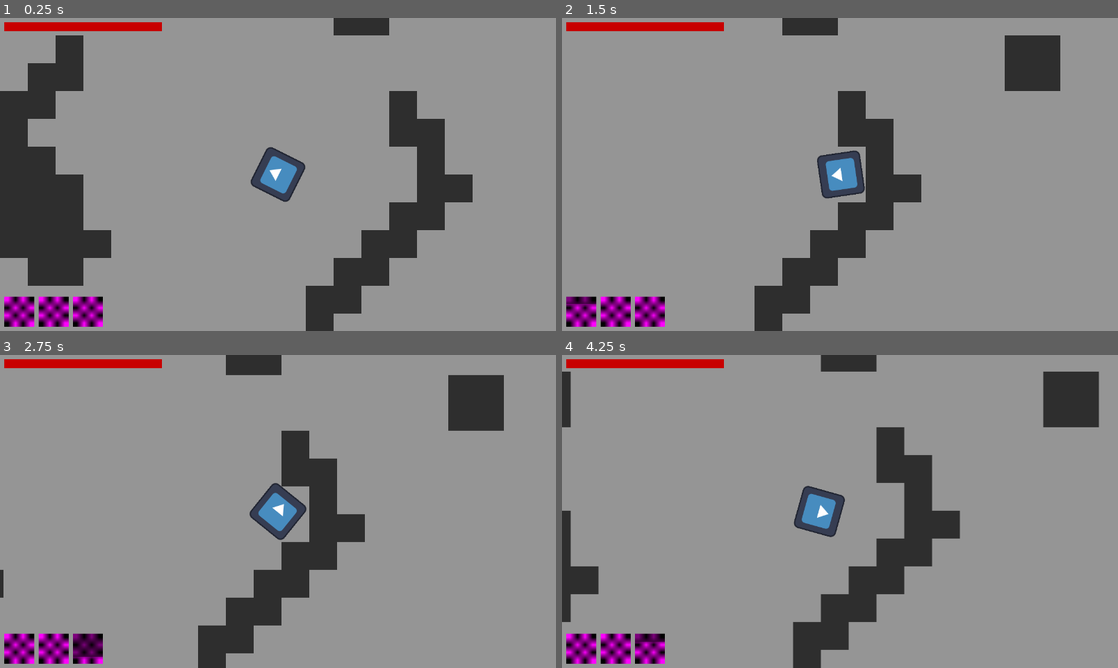
Above: before the commit, frames 1-4 (two rows, left to right).
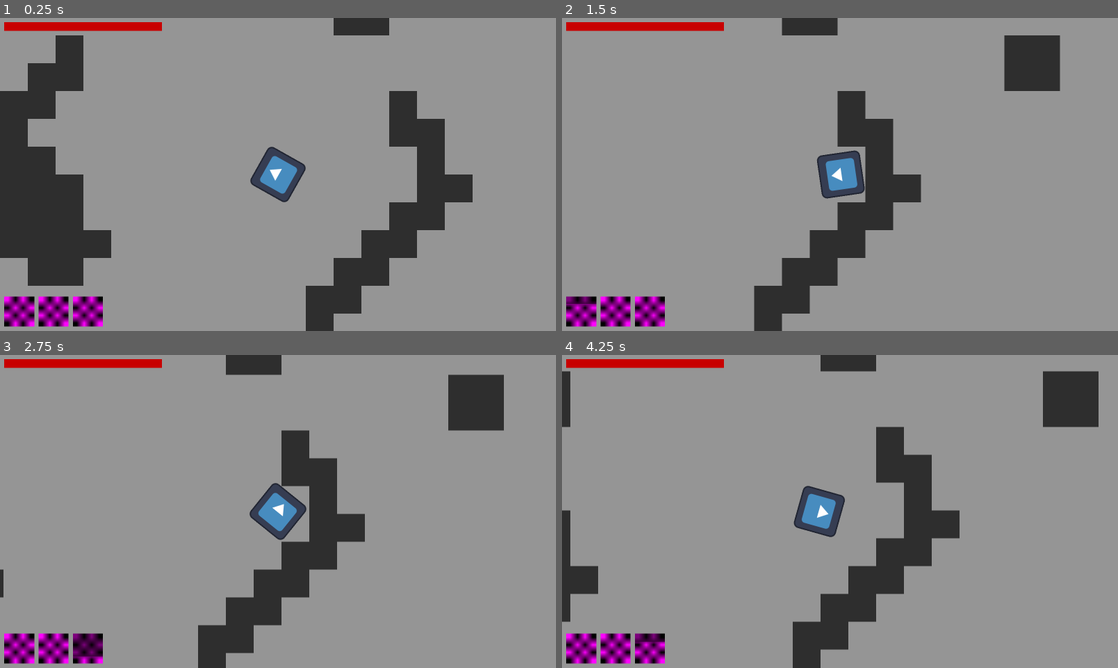
Above: after the commit, the same moments.

Repository: deshis/igdt-hack-and-slash
Game: Godot game, scene res://Scenes/main.tscn
Same seed, same stepped clock (60 frames per second), same inputs: the game is played once before the commit and once after it. The engine's default icon, where the game draws it, is replaced by a stand-in: a white triangle on a blue panel in a dark square.
Inputs (mouse positions are in pixels of both pictures, inside the frame that each line leads up to):
- Up to frame 1 (0.25 s): no input
- Up to frame 2 (1.5 s): tap Enter at 0.5 s; move the mouse to (962, 158) at 0.52 s; hold D (move_right) 0.53-1.25 s; click (962, 158) at 0.6 s; drag from (728, 190) to (845, 174) at 1.27 s
- Up to frame 3 (2.75 s): tap Space at 2 s; move the mouse to (333, 442) at 2.02 s; hold D (move_right) from 2.03 s (still down); hold Shift (movement_ability) from 2.03 s (still down)
- Up to frame 4 (4.25 s): release D (move_right) at 2.75 s; release Shift (movement_ability) at 2.75 s; drag from (812, 574) to (673, 464) at 2.77 s; move the mouse to (1006, 558) at 3.52 s; hold A (move_left) from 3.53 s (still down); right-click (1006, 558) at 3.6 s

The runs differ from the first frame. In frame 1, 0.3% of the frame differs, in the area x 0-55%, y 1-99%; in frame 2, 0.4%; in frame 3, 0.4%; in frame 4, 0.7%, in the area x 0-97%, y 0-100%.

Commit message:
resolution selection

Diff:
--- a/Scenes/main.tscn
+++ b/Scenes/main.tscn
@@ -18,6 +18,7 @@
 [ext_resource type="Script" uid="uid://t88puge8eq6" path="res://Scripts/hud/full_screen_toggle.gd" id="12_fdnlq"]
 [ext_resource type="Script" uid="uid://dxh73gj138c6" path="res://Scripts/hud/anti_aliasing_selection.gd" id="12_wsu2k"]
 [ext_resource type="Script" uid="uid://dglo22okhueyv" path="res://Scripts/hud/item_pickup.gd" id="16_h1bgf"]
+[ext_resource type="Script" uid="uid://dq6p024uli4gt" path="res://Scripts/hud/resolution_selection.gd" id="16_hibaj"]
 [ext_resource type="PackedScene" uid="uid://c1h6pqnhbr5no" path="res://Scenes/enemy_spawner.tscn" id="16_k12tt"]
 
 [sub_resource type="TileSetAtlasSource" id="TileSetAtlasSource_wsu2k"]
@@ -778,8 +779,27 @@
 
 [node name="VBoxContainer" type="VBoxContainer" parent="HUD/PauseMenu/SettingsMenu/TabContainer/Graphics"]
 layout_mode = 2
-theme_override_constants/separation = 20
+theme_override_constants/separation = 15
 alignment = 1
+
+[node name="Resolution" type="RichTextLabel" parent="HUD/PauseMenu/SettingsMenu/TabContainer/Graphics/VBoxContainer"]
+layout_mode = 2
+bbcode_enabled = true
+text = "[center]Resolution"
+fit_content = true
+
+[node name="ResolutionSelection" type="OptionButton" parent="HUD/PauseMenu/SettingsMenu/TabContainer/Graphics/VBoxContainer"]
+layout_mode = 2
+size_flags_horizontal = 4
+script = ExtResource("16_hibaj")
+
+[node name="Fullscreentoggle" type="CheckButton" parent="HUD/PauseMenu/SettingsMenu/TabContainer/Graphics/VBoxContainer" node_paths=PackedStringArray("res_selection")]
+layout_mode = 2
+size_flags_horizontal = 4
+size_flags_vertical = 4
+text = "Full Screen"
+script = ExtResource("12_fdnlq")
+res_selection = NodePath("../ResolutionSelection")
 
 [node name="Anti-aliasing" type="RichTextLabel" parent="HUD/PauseMenu/SettingsMenu/TabContainer/Graphics/VBoxContainer"]
 layout_mode = 2
@@ -810,13 +830,6 @@
 size_flags_vertical = 4
 text = "V-Sync"
 script = ExtResource("11_fdnlq")
-
-[node name="Fullscreentoggle" type="CheckButton" parent="HUD/PauseMenu/SettingsMenu/TabContainer/Graphics/VBoxContainer"]
-layout_mode = 2
-size_flags_horizontal = 4
-size_flags_vertical = 4
-text = "Full Screen"
-script = ExtResource("12_fdnlq")
 
 [node name="BackToMenuButton" type="Button" parent="HUD/PauseMenu/SettingsMenu/TabContainer/Graphics/VBoxContainer"]
 layout_mode = 2
@@ -986,8 +999,9 @@
 [connection signal="mouse_entered" from="HUD/PauseMenu/Panel/MarginContainer/VBoxContainer/QuitButton" to="HUD/PauseMenu/Panel/MarginContainer/VBoxContainer/QuitButton" method="_on_mouse_entered"]
 [connection signal="pressed" from="HUD/PauseMenu/Panel/MarginContainer/VBoxContainer/QuitButton" to="HUD/PauseMenu" method="_on_quit_button_pressed"]
 [connection signal="pressed" from="HUD/PauseMenu/SettingsMenu/TabContainer/Audio/VBoxContainer/BackToMenuButton" to="HUD/PauseMenu" method="_on_back_to_menu_button_pressed"]
+[connection signal="item_selected" from="HUD/PauseMenu/SettingsMenu/TabContainer/Graphics/VBoxContainer/ResolutionSelection" to="HUD/PauseMenu/SettingsMenu/TabContainer/Graphics/VBoxContainer/ResolutionSelection" method="_on_item_selected"]
+[connection signal="toggled" from="HUD/PauseMenu/SettingsMenu/TabContainer/Graphics/VBoxContainer/Fullscreentoggle" to="HUD/PauseMenu/SettingsMenu/TabContainer/Graphics/VBoxContainer/Fullscreentoggle" method="_on_toggled"]
 [connection signal="item_selected" from="HUD/PauseMenu/SettingsMenu/TabContainer/Graphics/VBoxContainer/AntiAliasingSelection" to="HUD/PauseMenu/SettingsMenu/TabContainer/Graphics/VBoxContainer/AntiAliasingSelection" method="_on_item_selected"]
 [connection signal="toggled" from="HUD/PauseMenu/SettingsMenu/TabContainer/Graphics/VBoxContainer/Vsynctoggle" to="HUD/PauseMenu/SettingsMenu/TabContainer/Graphics/VBoxContainer/Vsynctoggle" method="_on_toggled"]
-[connection signal="toggled" from="HUD/PauseMenu/SettingsMenu/TabContainer/Graphics/VBoxContainer/Fullscreentoggle" to="HUD/PauseMenu/SettingsMenu/TabContainer/Graphics/VBoxContainer/Fullscreentoggle" method="_on_toggled"]
 [connection signal="pressed" from="HUD/PauseMenu/SettingsMenu/TabContainer/Graphics/VBoxContainer/BackToMenuButton" to="HUD/PauseMenu" method="_on_back_to_menu_button_pressed"]
 [connection signal="pressed" from="HUD/PauseMenu/SettingsMenu/TabContainer/Controls/VBoxContainer/BackToMenuButton" to="HUD/PauseMenu" method="_on_back_to_menu_button_pressed"]
--- a/Scripts/globals/cfg_handler.gd
+++ b/Scripts/globals/cfg_handler.gd
@@ -12,6 +12,15 @@
 	MSAA8X,
 }
 
+var Resolutions: Dictionary = {
+	"3840x2160": Vector2i(3840, 2160),
+	"2560x1440": Vector2i(2560, 1440),
+	"1920x1080": Vector2i(1920, 1080),
+	"1600x900": Vector2i(1600, 900),
+	"1366x768": Vector2i(1366, 768),
+	"1280x720": Vector2i(1280, 720),
+}
+
 func _ready() -> void:
 	if FileAccess.file_exists(CFG_PATH):
 		cfg.load(CFG_PATH)
@@ -24,6 +33,7 @@
 		cfg.set_value("keybinds", "inventory", "Tab")
 
 		cfg.set_value("video", "antialiasing", AntiAliasing.TAA)
+		cfg.set_value("video", "resolution", "1920x1080")
 		cfg.set_value("video", "vsync", true)
 		cfg.set_value("video", "fullscreen", false)
 
--- a/Scripts/hud/full_screen_toggle.gd
+++ b/Scripts/hud/full_screen_toggle.gd
@@ -1,4 +1,6 @@
 extends CheckButton
+
+@export var res_selection:OptionButton
 
 func _ready() -> void:
 	var video_settings = CfgHandler.load_video_settings()
@@ -15,3 +17,5 @@
 	else:
 		DisplayServer.window_set_mode(DisplayServer.WINDOW_MODE_WINDOWED)
 		CfgHandler.save_video_setting("fullscreen", false)
+
+	res_selection.handle_full_screen_toggle(toggled_on)
--- /dev/null
+++ b/Scripts/hud/resolution_selection.gd
@@ -0,0 +1,51 @@
+extends OptionButton
+
+var current_resolution
+
+func _ready() -> void:
+	var video_settings = CfgHandler.load_video_settings()
+	current_resolution = CfgHandler.Resolutions[video_settings.resolution]
+	get_window().set_size(current_resolution)
+	add_resolutions()
+
+
+func add_resolutions()->void:
+	var ID = 0
+	for res in CfgHandler.Resolutions:
+		add_item(res, ID)
+		if CfgHandler.Resolutions[res] == current_resolution:
+			select(ID)
+		ID+=1
+
+
+func _on_item_selected(index: int) -> void:
+	var ID = get_item_text(index)
+	current_resolution=CfgHandler.Resolutions[ID]
+	CfgHandler.save_video_setting("resolution", ID)
+	get_window().set_size(current_resolution)
+	center_window()
+
+
+func center_window()->void:
+	var center_screen = DisplayServer.screen_get_position()+DisplayServer.screen_get_size()/2
+	var window_size = get_window().get_size_with_decorations()
+	get_window().set_position(center_screen-window_size/2)
+
+
+func set_resolution_text()->void:
+	var res_text = str(get_window().get_size().x)+"x"+str(get_window().get_size().y)
+	set_text(res_text)
+
+
+func handle_full_screen_toggle(fullscreen:bool)->void:
+	set_disabled(fullscreen)
+	get_tree().create_timer(0.05).timeout.connect(set_resolution_text)
+
+	if not fullscreen:
+		var ID = 0
+		for res in CfgHandler.Resolutions:
+			if CfgHandler.Resolutions[res] == current_resolution:
+				select(ID)
+				get_window().set_size(CfgHandler.Resolutions[res])
+			ID+=1
+		center_window()
--- a/project.godot
+++ b/project.godot
@@ -27,9 +27,12 @@
 
 [display]
 
-window/size/viewport_width=1280
-window/size/viewport_height=720
-window/stretch/mode="viewport"
+window/size/viewport_width=1920
+window/size/viewport_height=1080
+window/size/resizable=false
+window/size/maximize_disabled=true
+window/stretch/mode="canvas_items"
+window/stretch/scale=1.5
 
 [dotnet]
 
Not shown: 1 places in Scenes/main.tscn that only renumber resources
Not shown, added: Scripts/hud/resolution_selection.gd.uid
